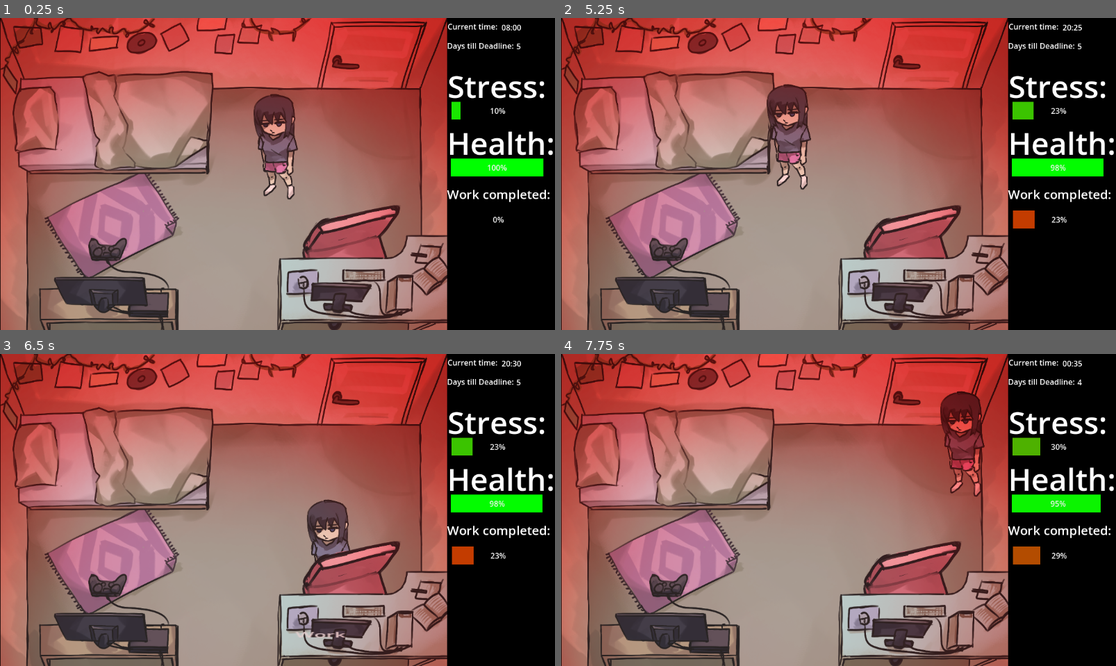
Above: before the commit, frames 1-4 (two rows, left to right).
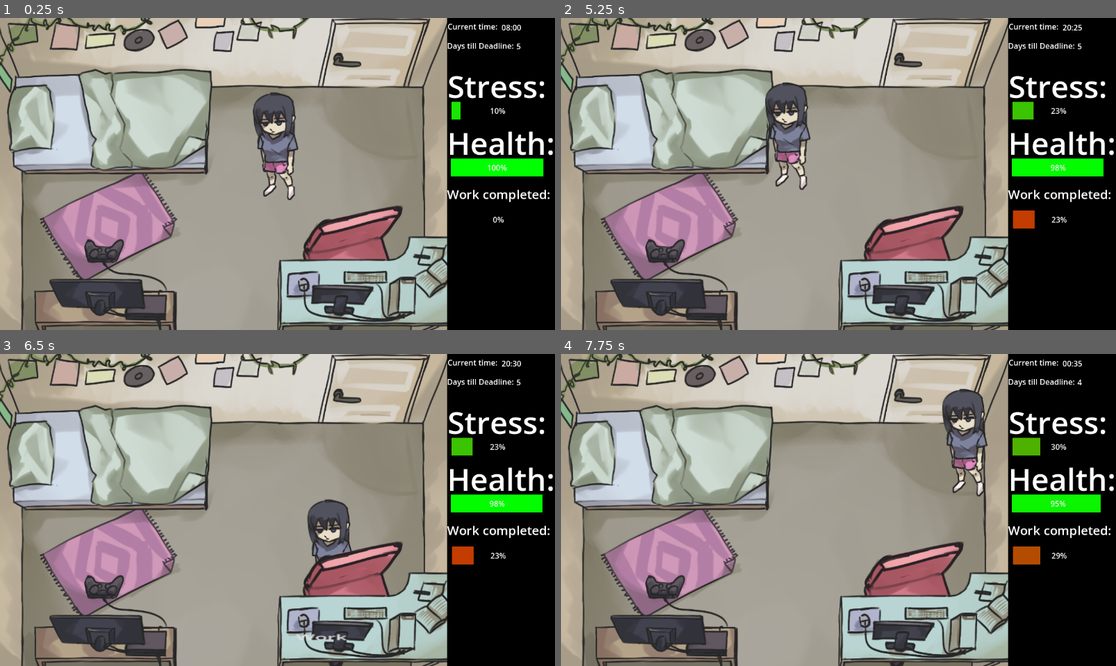
Above: after the commit, the same moments.

Repository: rschlegeTH/EPWS2526PritzkauSchlegel
Game: Godot game, scene res://main_scene_room.tscn
The game is run twice, just before and just after one commit, with the same random seed, the same clock (stepped at 60 frames per second) and the same inputs. The engine's default icon, where the game draws it, is replaced by a stand-in: a white triangle on a blue panel in a dark square.
Inputs (mouse positions are in pixels of both pictures, inside the frame that each line leads up to):
- Up to frame 1 (0.25 s): no input
- Up to frame 2 (5.25 s): tap Enter at 0.5, 5 s; move the mouse to (960, 158) at 0.52 s; hold Right (ui_right) 0.53-1.28 s; hold E (interact) 0.53-1.28 s; move the mouse to (727, 189) at 1.27 s; hold Down (ui_down) 1.28-2.03 s; tap E (interact) at 1.35, 2.85, 4.35 s; move the mouse to (882, 298) at 2.02 s; hold Right (ui_right) 2.03-2.78 s; hold E (interact) 2.03-2.78 s; tap Space at 2.75 s; move the mouse to (810, 236) at 2.77 s; hold Up (ui_up) 2.78-3.53 s; move the mouse to (1005, 220) at 3.52 s; hold E (interact) 3.53-4.28 s; hold Left (ui_left) 3.53-5.03 s; move the mouse to (672, 127) at 4.27 s; move the mouse to (866, 174) at 5.02 s; hold Down (ui_down) from 5.03 s (still down); hold E (interact) from 5.03 s (still down)
- Up to frame 3 (6.5 s): move the mouse to (194, 432) at 5.77 s; release Down (ui_down) at 5.78 s; release E (interact) at 5.78 s; hold Right (ui_right) from 5.78 s (still down); tap E (interact) at 5.85 s
- Up to frame 4 (7.75 s): move the mouse to (960, 494) at 6.52 s; release Right (ui_right) at 6.53 s; hold Up (ui_up) 6.53-7.28 s; hold E (interact) 6.53-7.28 s; move the mouse to (727, 525) at 7.27 s; hold Right (ui_right) from 7.28 s (still down); tap E (interact) at 7.35 s

The runs differ from the first frame. In frame 1, 58% of the frame differs, in the area x 0-81%, y 0-100%; in frame 2, 58%; in frame 3, 58%; in frame 4, 58%.

Commit message:
Stress und Gesundheits shader implementiert

Diff:
--- /dev/null
+++ b/Development/new-game-project/Sprites/low_health_shader.gd
@@ -0,0 +1,11 @@
+extends Sprite2D
+@onready var vMan := %"Variablen-Manager"
+
+# Called when the node enters the scene tree for the first time.
+func _ready() -> void:
+	pass # Replace with function body.
+
+
+# Called every frame. 'delta' is the elapsed time since the previous frame.
+func _process(delta: float) -> void:
+	$".".material.set_shader_parameter("intensity", clamp((-vMan.gesundheit + 50.0) * 0.02, 0.0, 1.0))
--- a/Development/new-game-project/main_scene_room.tscn
+++ b/Development/new-game-project/main_scene_room.tscn
@@ -8,11 +8,14 @@
 [ext_resource type="Script" uid="uid://b8vwaq150pbxl" path="res://scritps/work_rich_text_label.gd" id="3_uvgfp"]
 [ext_resource type="Texture2D" uid="uid://b3jqbeaej4glo" path="res://Sprites/Bed.png" id="4_4lggk"]
 [ext_resource type="Texture2D" uid="uid://eaeh3rkamvkk" path="res://Sprites/Character stressed.png" id="4_fgg7d"]
+[ext_resource type="Script" uid="uid://dhxmwv6rvlxts" path="res://Sprites/low_health_shader.gd" id="4_jo7i1"]
+[ext_resource type="Shader" uid="uid://p6ywbc8hrhv" path="res://shader/high_stress.gdshader" id="5_3ukrw"]
 [ext_resource type="Script" uid="uid://trb6bkry4npk" path="res://scritps/play_rich_text_label.gd" id="5_4lggk"]
 [ext_resource type="Texture2D" uid="uid://bs4uyupiam6vi" path="res://Sprites/Character tired.png" id="5_jv2be"]
 [ext_resource type="Texture2D" uid="uid://cc7dfnr66iy8r" path="res://Sprites/Console.png" id="6_hehhx"]
 [ext_resource type="Texture2D" uid="uid://drj1chx1mxfhc" path="res://Sprites/Character tired and stressed.png" id="6_qvx3r"]
 [ext_resource type="Script" uid="uid://bx3oit2pd0xot" path="res://scritps/sleep_rich_text_label.gd" id="7_48x2x"]
+[ext_resource type="Script" uid="uid://cu3u6kjh312rh" path="res://scritps/high_stress_shader.gd" id="7_gvlgq"]
 [ext_resource type="Texture2D" uid="uid://cgbn1rd5d3l71" path="res://Sprites/Controller.png" id="7_woe6x"]
 [ext_resource type="Script" uid="uid://5f8rgbug8fqr" path="res://scritps/days.gd" id="8_woe6x"]
 [ext_resource type="Texture2D" uid="uid://5iov6xsisf4s" path="res://Sprites/Desk.png" id="9_cri2g"]
@@ -56,6 +59,13 @@
 [sub_resource type="ShaderMaterial" id="ShaderMaterial_qvx3r"]
 shader = ExtResource("2_jv2be")
 shader_parameter/intensity = 1.0
+
+[sub_resource type="ShaderMaterial" id="ShaderMaterial_gvlgq"]
+shader = ExtResource("5_3ukrw")
+shader_parameter/intensity = 1.0
+shader_parameter/FactorA = Vector2(100, 100)
+shader_parameter/FactorB = Vector2(1, 1)
+shader_parameter/magnitude = Vector2(0.01, 0.01)
 
 [sub_resource type="CircleShape2D" id="CircleShape2D_vl18p"]
 radius = 65.192024
@@ -145,6 +155,15 @@
 position = Vector2(-112, 1.4066696e-05)
 scale = Vector2(0.6535211, 0.6)
 texture = ExtResource("3_s07yt")
+script = ExtResource("4_jo7i1")
+
+[node name="HighStressShader" type="Sprite2D" parent="ShaderEffekte"]
+z_index = 3
+material = SubResource("ShaderMaterial_gvlgq")
+position = Vector2(-112.00003, 0)
+scale = Vector2(7.25, 5.0625)
+texture = ExtResource("16_v0yip")
+script = ExtResource("7_gvlgq")
 
 [node name="Player" type="CharacterBody2D" parent="."]
 z_index = 1
--- /dev/null
+++ b/Development/new-game-project/scritps/high_stress_shader.gd
@@ -0,0 +1,11 @@
+extends Sprite2D
+@onready var vMan := %"Variablen-Manager"
+
+# Called when the node enters the scene tree for the first time.
+func _ready() -> void:
+	pass # Replace with function body.
+
+
+# Called every frame. 'delta' is the elapsed time since the previous frame.
+func _process(delta: float) -> void:
+	$".".material.set_shader_parameter("intensity", clamp((vMan.stress - 50.0) * 0.02, 0.0, 1.0))
--- /dev/null
+++ b/Development/new-game-project/shader/high_stress.gdshader
@@ -0,0 +1,23 @@
+shader_type canvas_item;
+uniform sampler2D SCREEN_TEXTURE:hint_screen_texture;
+uniform float intensity : hint_range(0,1) = 0.0;
+
+uniform vec2 FactorA = vec2(100.0, 100.0);
+uniform vec2 FactorB = vec2(1.0, 1.0);
+uniform vec2 magnitude = vec2(0.01, 0.01);
+
+void fragment() {
+	vec2 uv = SCREEN_UV;
+	uv -= 0.5;
+	uv *= 1.0 - 2.0 * magnitude.x;
+	uv += 0.5;
+	vec2 dt = vec2(0.0, 0.0);
+	dt.x = sin(TIME * FactorA.x + FactorB.x) * magnitude.x;
+	dt.y = sin(TIME * FactorA.y + FactorB.y) * magnitude.y;
+	COLOR = texture(SCREEN_TEXTURE, uv + (dt * 0.1 * intensity));
+}
+
+//void light() {
+//	// Called for every pixel for every light affecting the CanvasItem.
+//	// Uncomment to replace the default light processing function with this one.
+//}
Not shown, added: Development/new-game-project/Sprites/low_health_shader.gd.uid
Not shown: 1 places in Development/new-game-project/main_scene_room.tscn that only renumber resources
Not shown, added: Development/new-game-project/scritps/high_stress_shader.gd.uid
Not shown, added: Development/new-game-project/shader/high_stress.gdshader.uid
